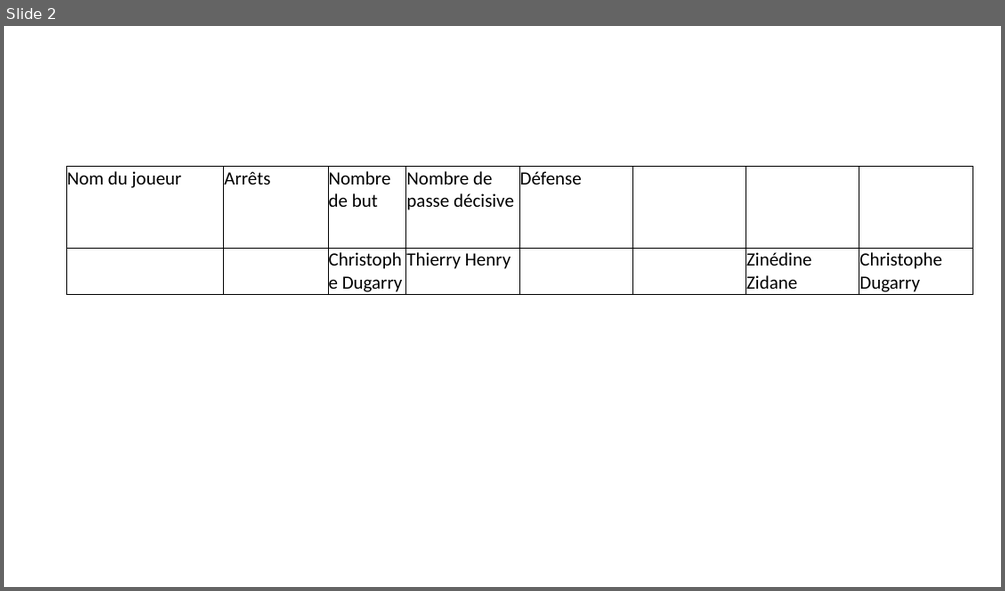
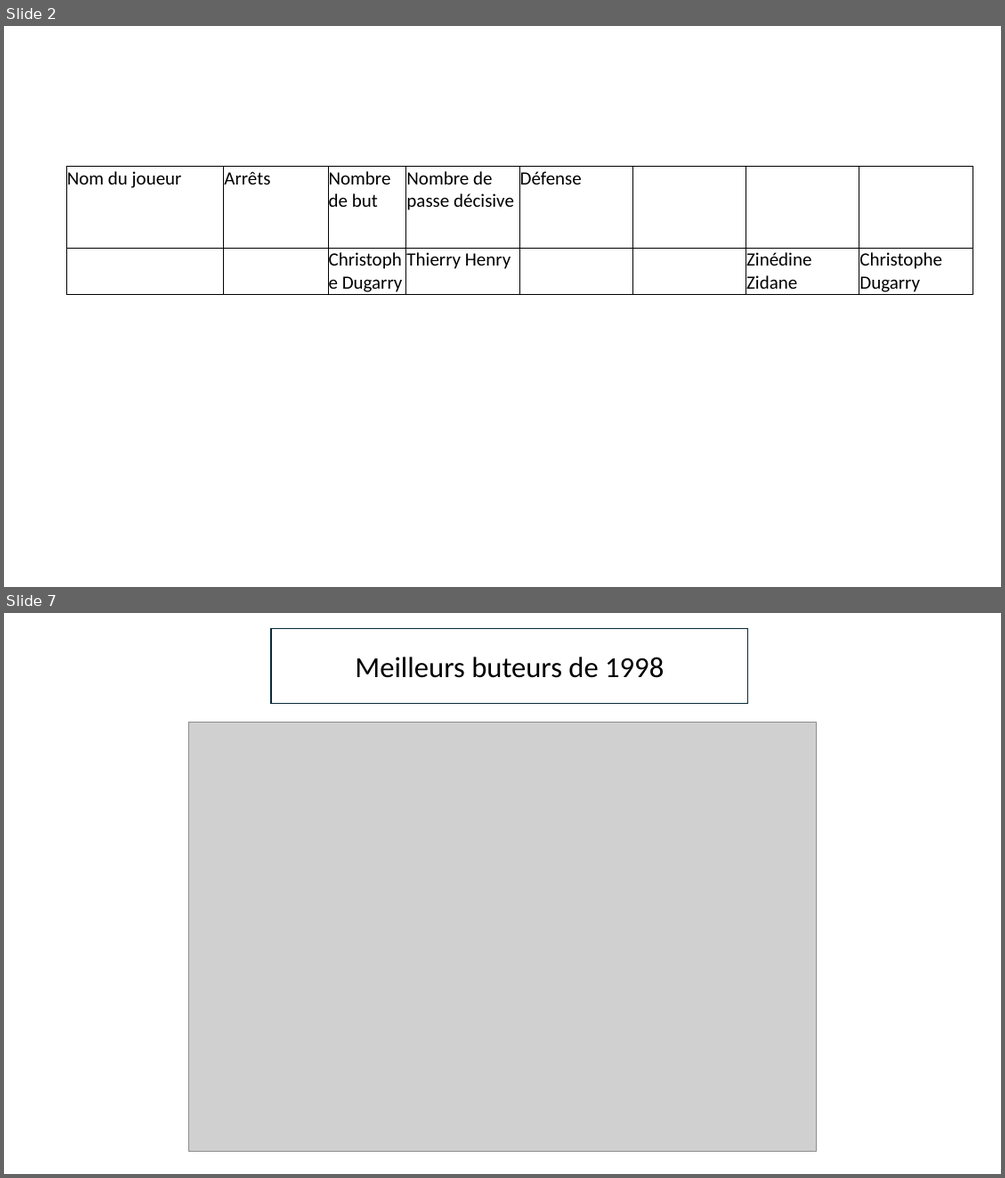
Before and after one commit to YohanCohen-Solal/statistiques_football, a slide deck: tâches_à_effectuer.pptx. Shown one above the other, each under a label of ours: slide 2 before the commit, slides 2 and 7 after it; the slides between them are not shown. The pictures are 1005x591 and 1005x1178 pixels, drawn with LibreOffice and Linux fonts; fonts in the diff are those of the drawing; grey boxes stand for pictures. Boxes give left, top, right and bottom in pixels: in the first picture for what was removed or moved away, otherwise in the second. Text is boxed around its words. In the diff, an @@ line names an element or a change of style, - is before the commit and + after.

```diff
--- a/tâches_à_effectuer.pptx
+++ b/tâches_à_effectuer.pptx
@@ slide 7 added at bbox=[4, 613, 1001, 1174], background #FFFFFF @@
@@ rectangle added at bbox=[271, 629, 748, 704], outline #092A39 1.5 pt, 28 pt, text #000000 @@
+Meilleurs buteurs de 1998
@@ picture added at bbox=[189, 722, 816, 1151] @@
```
Also in this commit, not shown: 1 slide changed, 9 other slides added, 4 other files.
